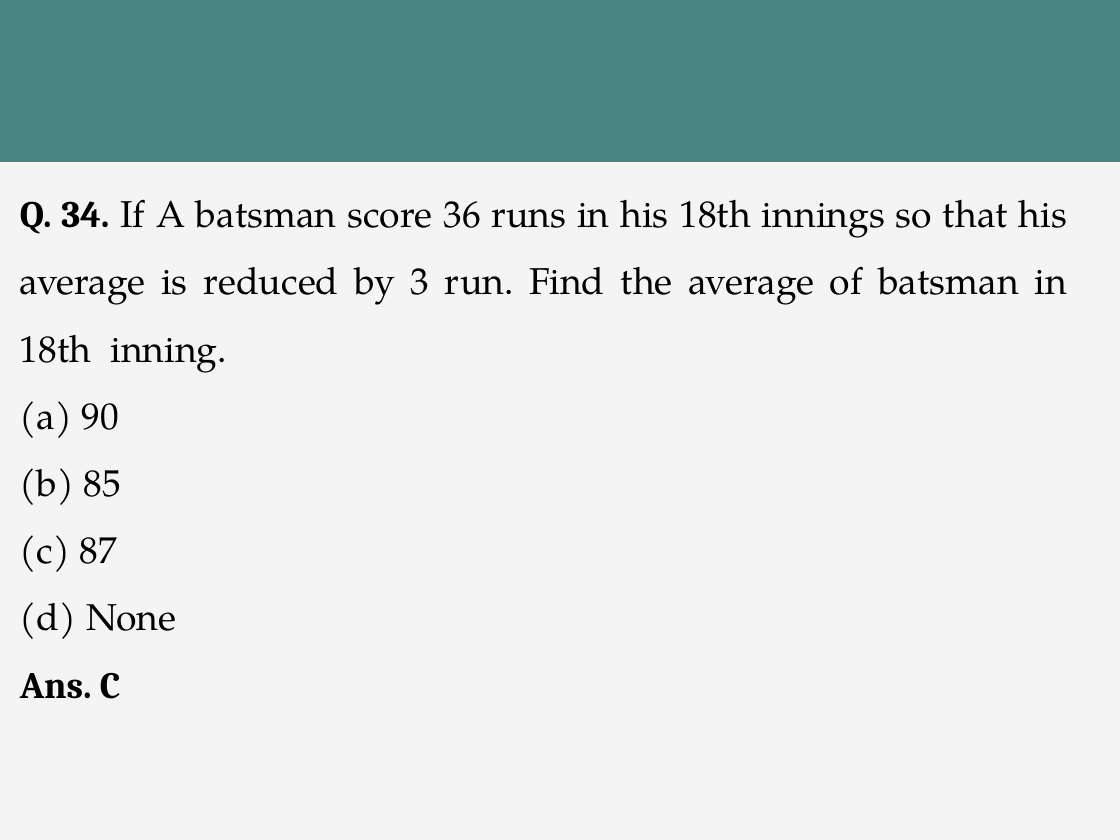
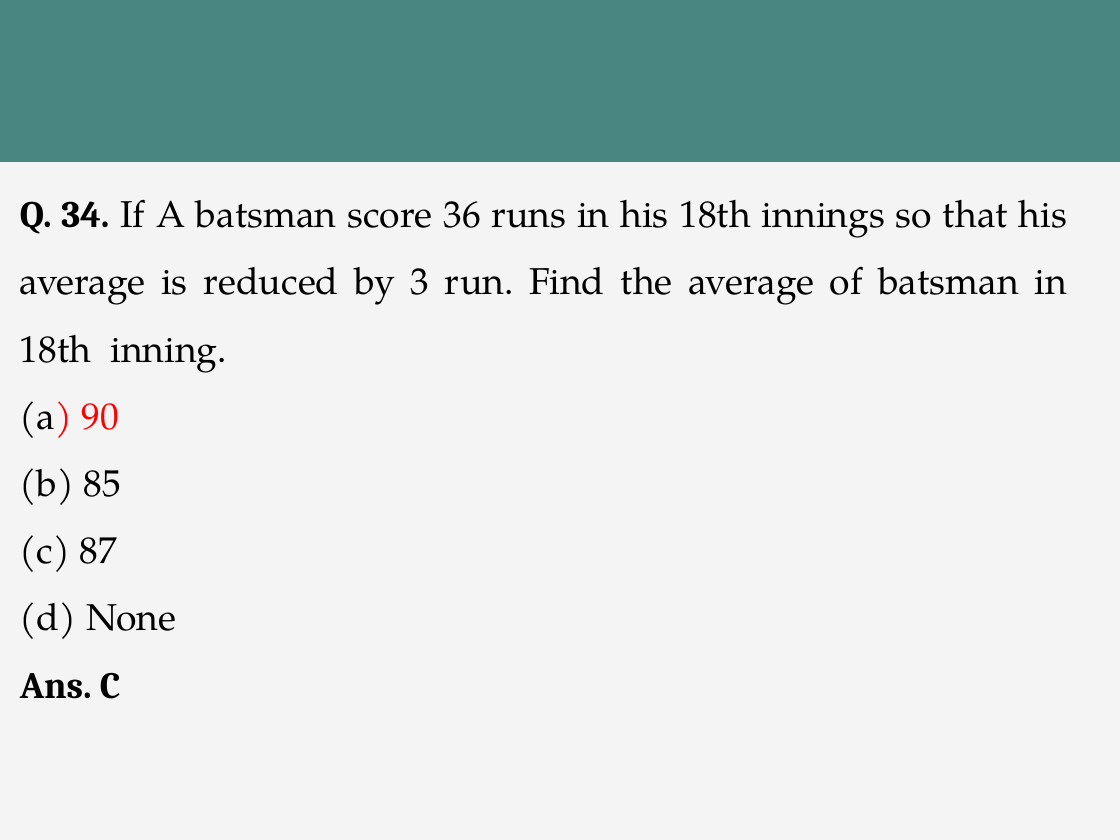
Before and after one commit to mtarique/mca-lpu, a slide deck: slide 48 of sem-1/EPEA515/live-class-ppt/UNIT-02-Average.pptx. Drawn at 1120x840 pixels with LibreOffice and Linux fonts; fonts in the diff are those of the drawing. Boxes give left, top, right and bottom in pixels: in the first picture for what was removed or moved away, otherwise in the second. Text is boxed around its words. In the diff, an @@ line names an element or a change of style, - is before the commit and + after.

```diff
--- a/sem-1/EPEA515/live-class-ppt/UNIT-02-Average.pptx
+++ b/sem-1/EPEA515/live-class-ppt/UNIT-02-Average.pptx
@@ text at <box>20,401,119,438</box>: text colour #000000 to #FF0000 in "(a) 90" @@
```
Also in this commit, not shown: 14 other slides changed, 4 other files.
